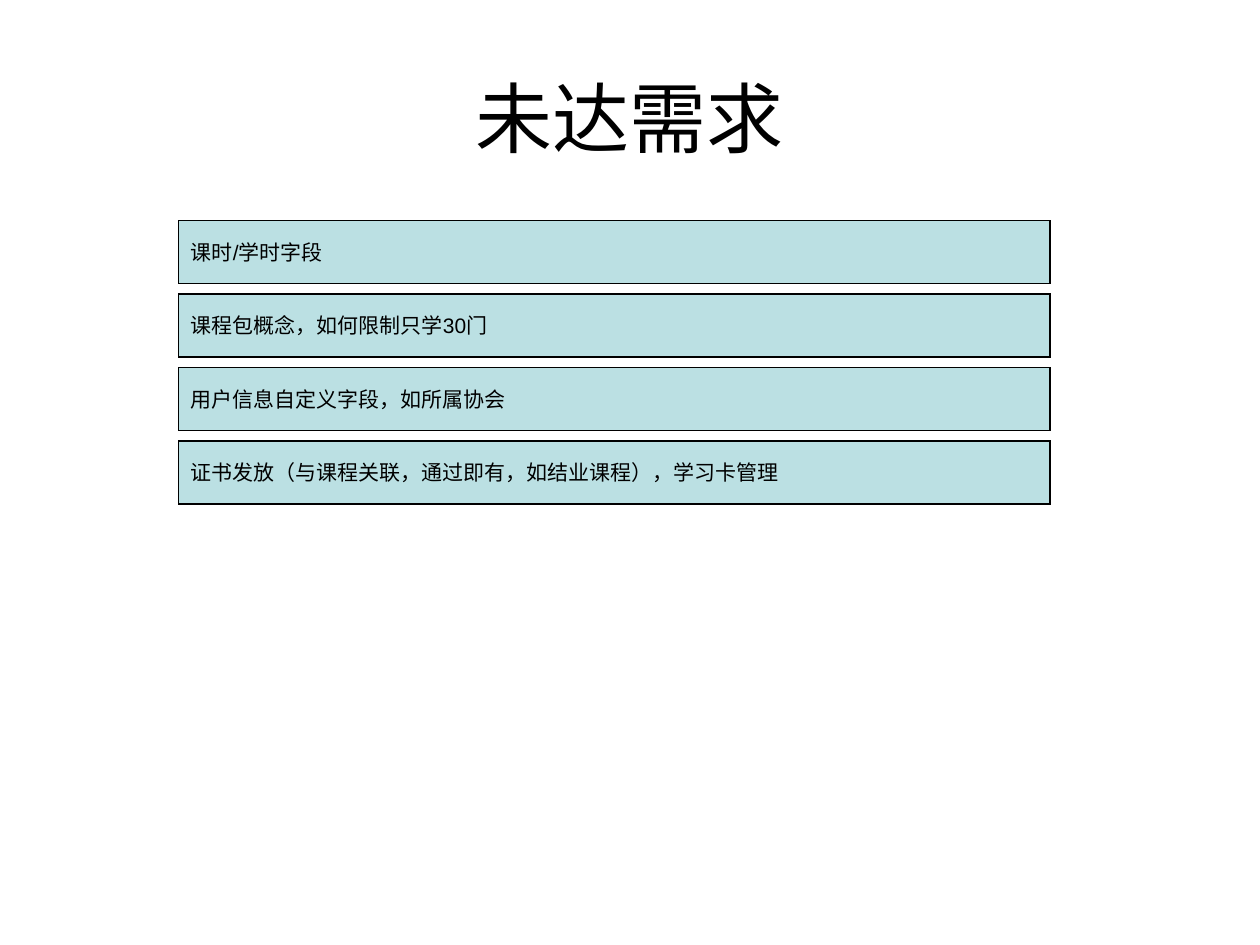
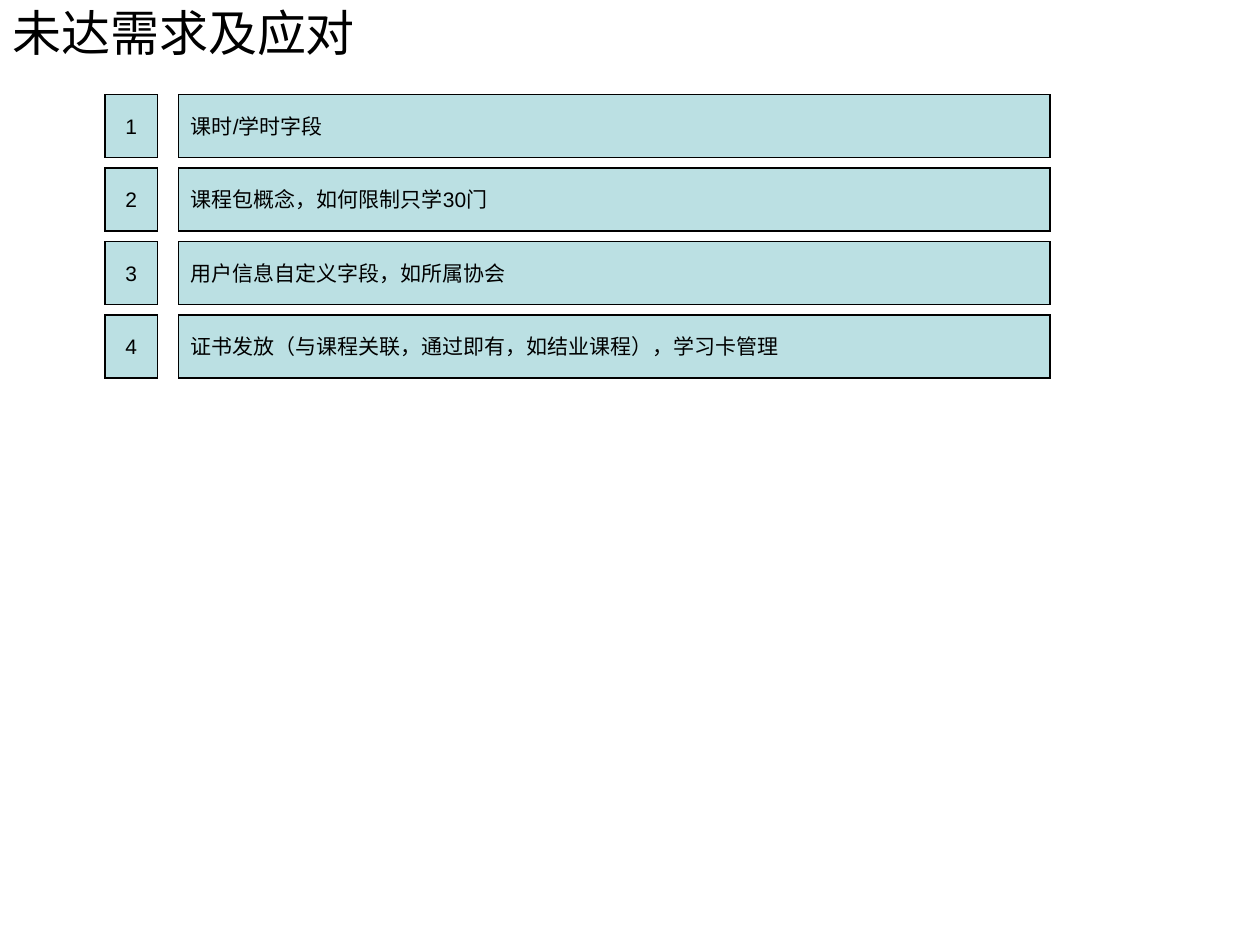
Before and after one commit to huhongjun/mydokeos, a slide deck: slide 9 of docu/Dokeos-lcms.ppt (slide 5 before the commit). Drawn at 1260x945 pixels with LibreOffice and Linux fonts; fonts in the diff are those of the drawing. Boxes give left, top, right and bottom in pixels: in the first picture for what was removed or moved away, otherwise in the second. Text is boxed around its words. In the diff, an @@ line names an element or a change of style, - is before the commit and + after.

```diff
--- a/docu/Dokeos-lcms.ppt
+++ b/docu/Dokeos-lcms.ppt
@@ title at (x1=12, y1=9, x2=355, y2=55): text changed; size 44 to 28 pt @@
-未达需求
+未达需求及应对
@@ rectangle added at (x1=105, y1=94, x2=158, y2=158), fill #BBE0E3, outline #000000 0.74 pt, 12 pt, text #000000 @@
+1
@@ rectangle added at (x1=105, y1=168, x2=158, y2=231), fill #BBE0E3, outline #000000 0.74 pt, 12 pt, text #000000 @@
+2
@@ rectangle added at (x1=105, y1=242, x2=158, y2=305), fill #BBE0E3, outline #000000 0.74 pt, 12 pt, text #000000 @@
+3
@@ rectangle added at (x1=105, y1=315, x2=158, y2=378), fill #BBE0E3, outline #000000 0.74 pt, 12 pt, text #000000 @@
+4
@@ 4 rectangles moved together from (x1=179, y1=220, x2=1051, y2=504) to (x1=179, y1=94, x2=1051, y2=378) @@
```
Also in this commit, not shown: 3 other slides changed, 5 slides added, 1 slide removed.
